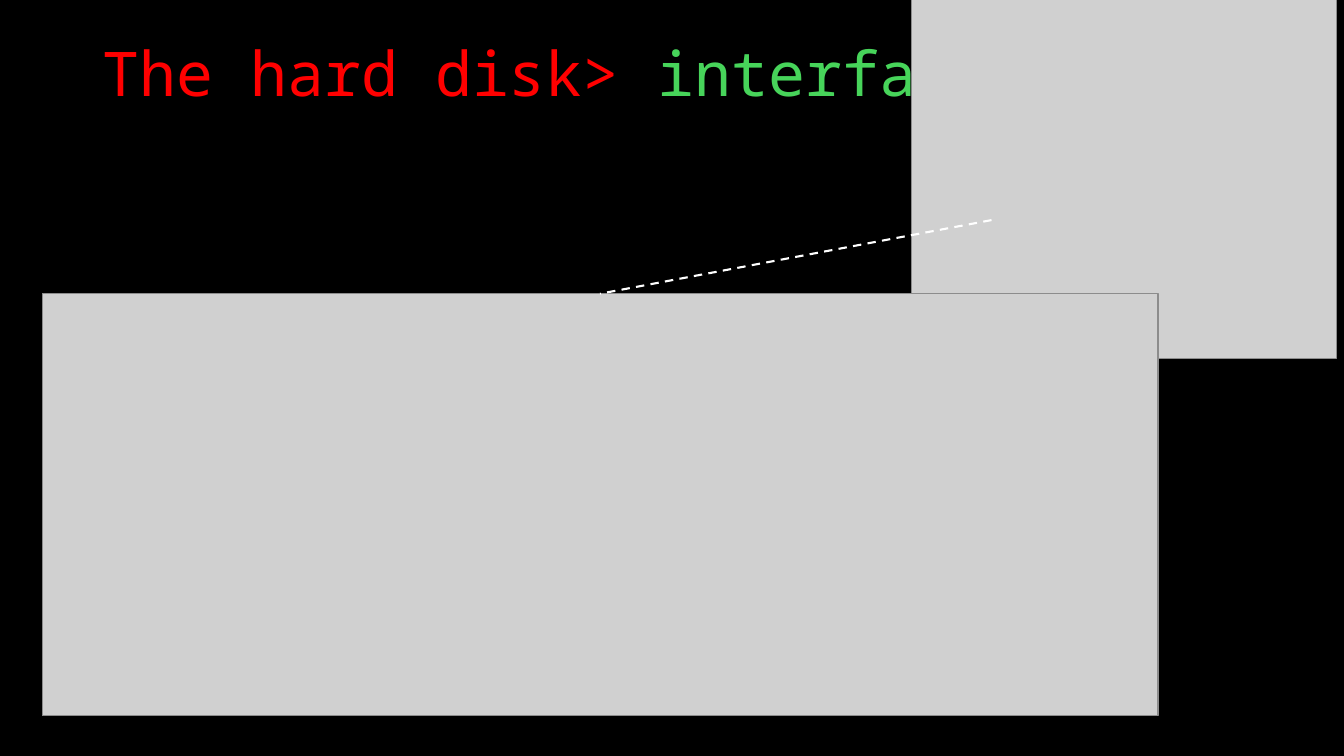
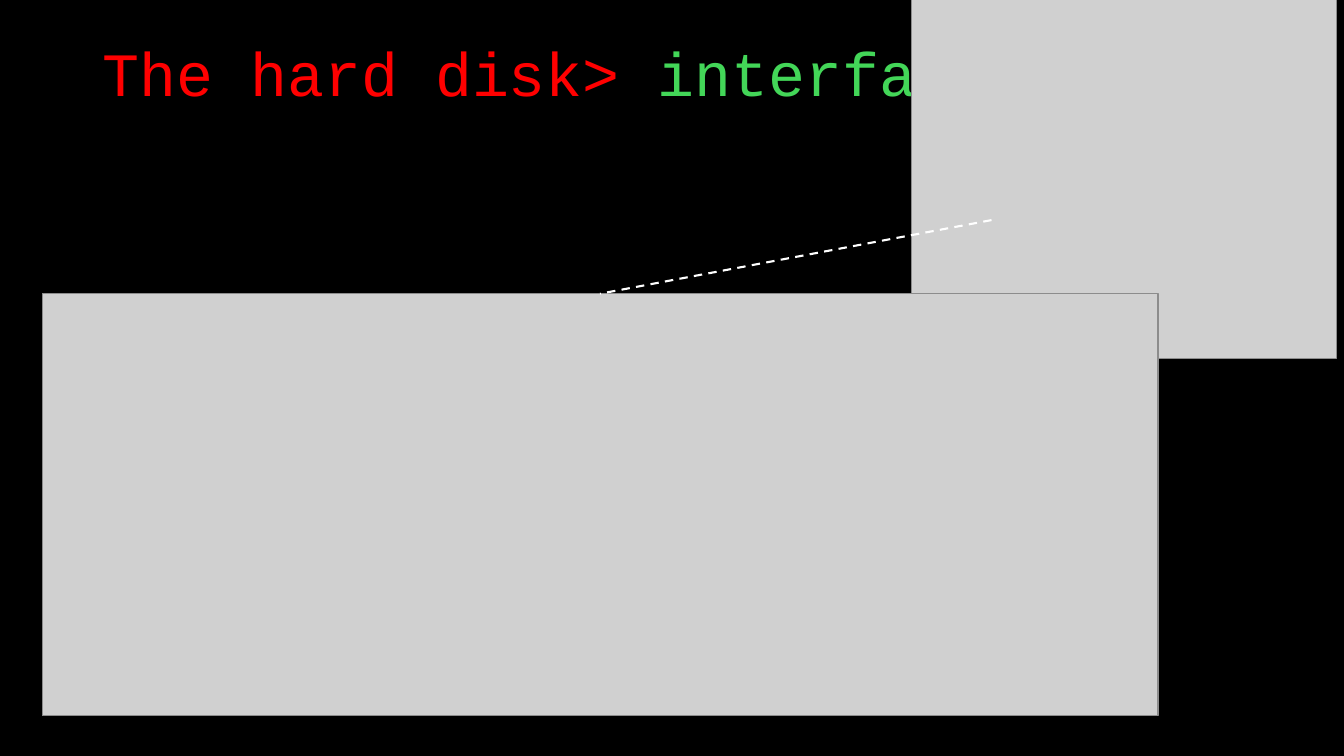
Before and after one commit to Fafishyle/Jeu_domaine_seccuritee, a slide deck: slide 5 of Slide_jeu.pptx. Drawn at 1344x756 pixels with LibreOffice and Linux fonts; fonts in the diff are those of the drawing; grey boxes stand for pictures. Boxes give left, top, right and bottom in pixels: in the first picture for what was removed or moved away, otherwise in the second. Text is boxed around its words. In the diff, an @@ line names an element or a change of style, - is before the commit and + after.

```diff
--- a/Slide_jeu.pptx
+++ b/Slide_jeu.pptx
@@ title "The hard disk> interface" at [102, 52, 990, 113]: font Noto Sans Mono to Courier New; text colour #47D45A to #43D658 in "interface" @@
```
Also in this commit, not shown: 6 other slides changed, 1 slide added, 2 other files.
